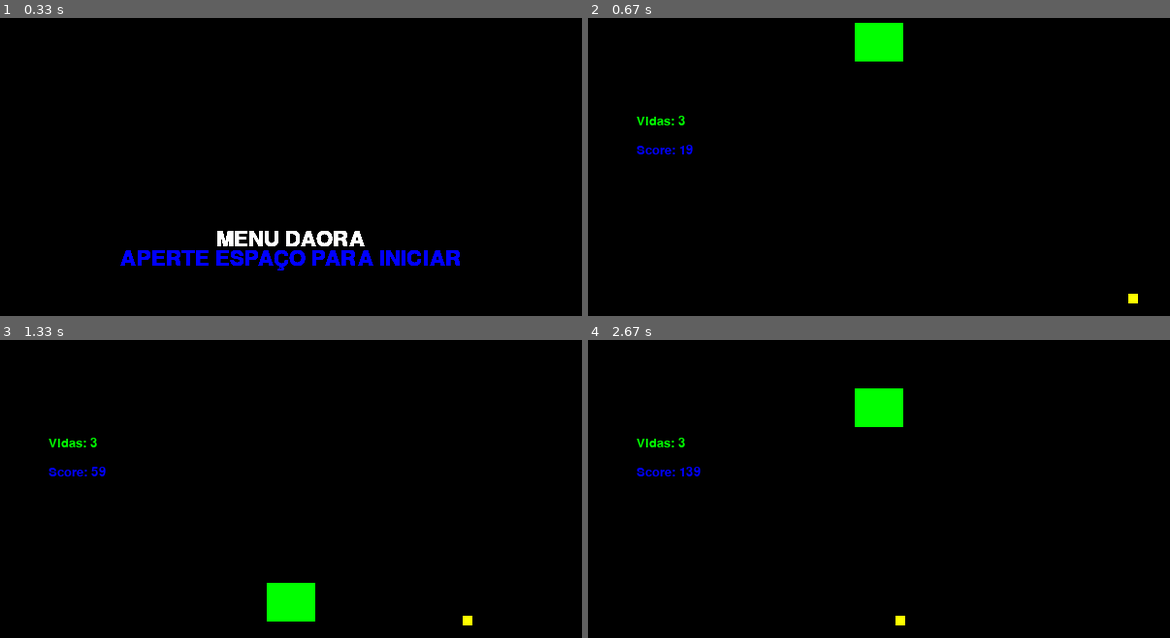
Above: before the commit, frames 1-4 (two rows, left to right).
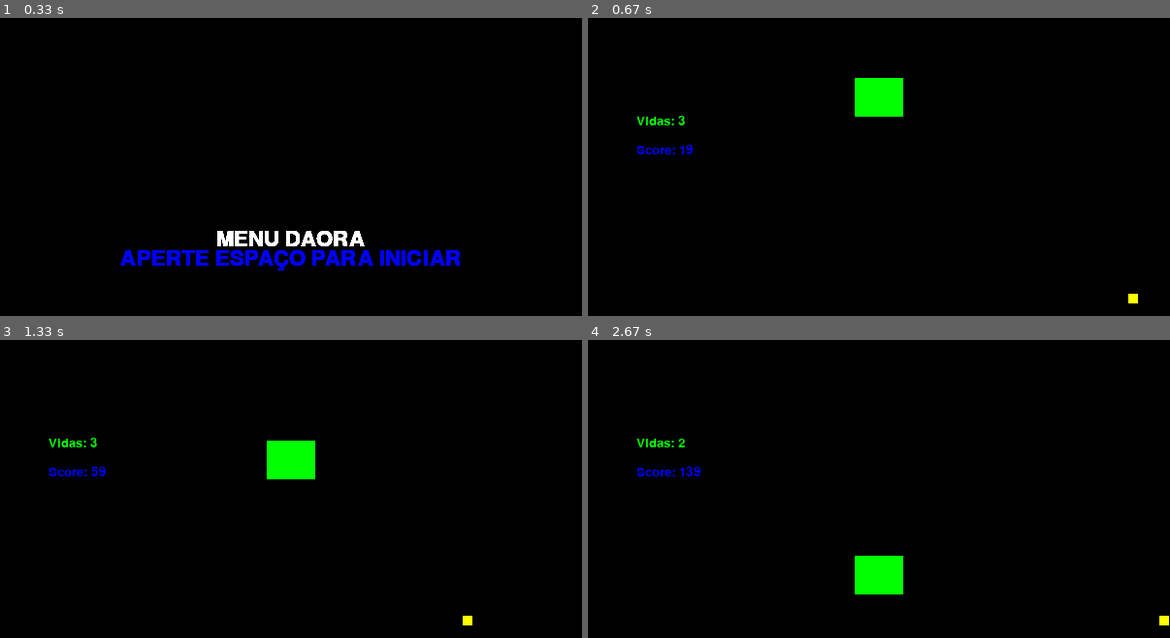
Above: after the commit, the same moments.

Repository: pedrofracassi/insper-dessoft-projeto-final
Game: pygame game, started from main.py
Same seed, same stepped clock (60 frames per second), same inputs: the game is played once before the commit and once after it.
Inputs:
- Up to frame 1 (0.33 s): no input
- Up to frame 2 (0.67 s): tap Space at 0.33 s
- Up to frame 3 (1.33 s): tap Space at 0.73, 1.03, 1.23 s
- Up to frame 4 (2.67 s): tap Space at 1.57, 1.87, 2.07, 2.37, 2.63 s

Frame 1 is identical in both runs. In frame 2, 2.2% of the frame differs, in the area x 45-55%, y 1-34%; in frame 3, 2.2%; in frame 4, 2.3%, in the area x 15-100%, y 16-96%.

Commit message:
pula mais baixo

Diff:
--- a/stages/Alessandra.py
+++ b/stages/Alessandra.py
@@ -31,7 +31,7 @@
     if keystate[pygame.K_SPACE] and not self.pulando and not self.uphold:
       self.uphold = True
       self.pulando = True
-      self.speedy = -18
+      self.speedy = -15
 
     if not keystate[pygame.K_SPACE]:
       self.uphold = False
